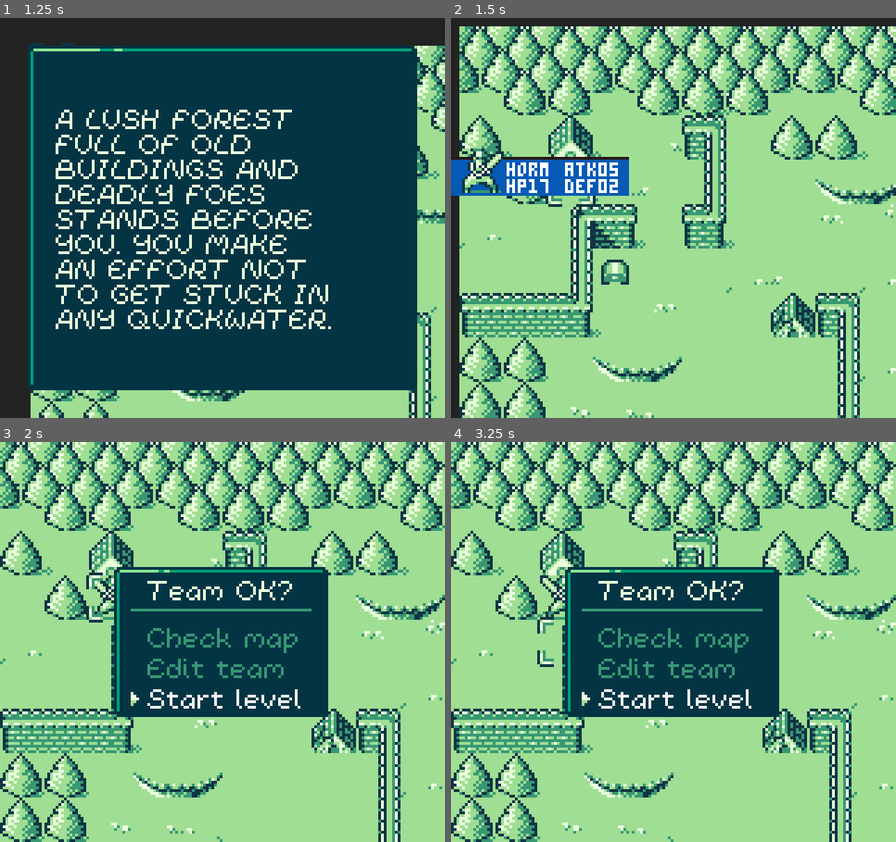
Above: before the commit, frames 1-4 (two rows, left to right).
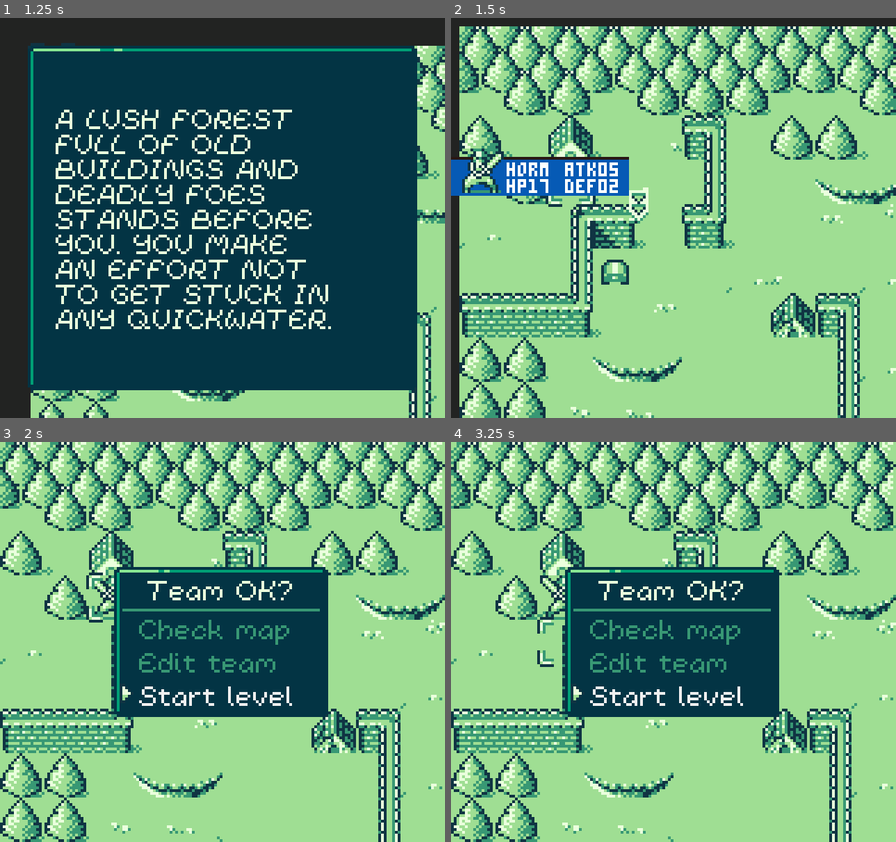
Above: after the commit, the same moments.

Repository: kevinlights/titan_tactics
Game: Godot game, scene res://scenes/landing.tscn
The game is run twice, just before and just after one commit, with the same random seed, the same clock (stepped at 60 frames per second) and the same inputs.
Inputs (mouse positions are in pixels of both pictures, inside the frame that each line leads up to):
- Up to frame 1 (1.25 s): click "New Game" at 0.5 s
- Up to frame 2 (1.5 s): tap Enter (ui_accept) at 1.25 s; move the mouse to (771, 198) at 1.27 s; hold Right (ui_right) from 1.28 s (still down)
- Up to frame 3 (2 s): keep holding Right (ui_right); tap Enter (ui_accept) at 1.52 s
- Up to frame 4 (3.25 s): release Right (ui_right) at 2 s; click "Check map" at 2 s; move the mouse to (584, 662) at 2.77 s; hold Down (ui_down) from 2.78 s (still down); tap Enter (ui_accept) at 3.02 s

Frame 1 is identical in both runs. In frame 2, 0.3% of the frame differs, in the area x 40-45%, y 43-52%; in frame 3, 2.2%, in the area x 27-72%, y 41-67%; in frame 4, 2.2%.

Commit message:
Modify team confirm panel to avoid auto-positioning containers

Diff:
--- /dev/null
+++ b/scenes/funky arrow.tscn
@@ -0,0 +1,38 @@
+[gd_scene load_steps=7 format=2]
+
+[ext_resource path="res://gfx/types.png" type="Texture" id=1]
+
+[sub_resource type="AtlasTexture" id=1]
+atlas = ExtResource( 1 )
+region = Rect2( 16, 0, 16, 16 )
+
+[sub_resource type="AtlasTexture" id=2]
+atlas = ExtResource( 1 )
+region = Rect2( 16, 16, 16, 16 )
+
+[sub_resource type="AtlasTexture" id=3]
+atlas = ExtResource( 1 )
+region = Rect2( 16, 32, 16, 16 )
+
+[sub_resource type="AtlasTexture" id=4]
+atlas = ExtResource( 1 )
+region = Rect2( 16, 48, 16, 16 )
+
+[sub_resource type="SpriteFrames" id=5]
+animations = [ {
+"frames": [ SubResource( 1 ), SubResource( 2 ) ],
+"loop": true,
+"name": "up",
+"speed": 5.0
+}, {
+"frames": [ SubResource( 3 ), SubResource( 4 ) ],
+"loop": true,
+"name": "down",
+"speed": 5.0
+} ]
+
+[node name="funky arrow" type="AnimatedSprite"]
+position = Vector2( 64, 64 )
+frames = SubResource( 5 )
+animation = "down"
+playing = true
--- a/scenes/gui/teamconfirm.tscn
+++ b/scenes/gui/teamconfirm.tscn
@@ -28,7 +28,7 @@
 
 [sub_resource type="ImageTexture" id=6]
 
-[node name="teamconfirm" type="CenterContainer"]
+[node name="teamconfirm" type="Control"]
 anchor_right = 1.0
 anchor_bottom = 1.0
 theme = ExtResource( 2 )
@@ -37,7 +37,7 @@
 "_edit_use_anchors_": false
 }
 
-[node name="panel" type="PanelContainer" parent="."]
+[node name="panel" type="Control" parent="."]
 margin_left = 41.0
 margin_top = 45.0
 margin_right = 118.0
@@ -53,48 +53,24 @@
 patch_margin_right = 5
 patch_margin_bottom = 5
 
-[node name="margin" type="MarginContainer" parent="panel"]
+[node name="title" type="Label" parent="panel"]
+margin_top = 2.0
 margin_right = 77.0
-margin_bottom = 54.0
-custom_constants/margin_right = 3
-custom_constants/margin_top = 3
-custom_constants/margin_left = 3
-custom_constants/margin_bottom = 3
-
-[node name="vbox" type="VBoxContainer" parent="panel/margin"]
-margin_left = 3.0
-margin_top = 3.0
-margin_right = 74.0
-margin_bottom = 51.0
-theme = ExtResource( 2 )
-__meta__ = {
-"_edit_use_anchors_": false
-}
-
-[node name="MarginContainer" type="MarginContainer" parent="panel/margin/vbox"]
-margin_right = 71.0
-margin_bottom = 9.0
-custom_constants/margin_top = 4
-custom_constants/margin_bottom = 4
-
-[node name="title" type="Label" parent="panel/margin/vbox/MarginContainer"]
-margin_top = 4.0
-margin_right = 71.0
-margin_bottom = 5.0
+margin_bottom = 14.0
 theme = ExtResource( 2 )
 text = "Team OK?"
 align = 1
 valign = 1
 
-[node name="HSeparator" type="HSeparator" parent="panel/margin/vbox"]
-margin_top = 11.0
-margin_right = 71.0
-margin_bottom = 15.0
+[node name="HSeparator" type="HSeparator" parent="panel"]
+margin_top = 14.0
+margin_right = 77.0
+margin_bottom = 18.0
 
-[node name="check_map" type="ToolButton" parent="panel/margin/vbox"]
-margin_top = 17.0
-margin_right = 71.0
-margin_bottom = 26.0
+[node name="check_map" type="ToolButton" parent="panel"]
+margin_top = 16.0
+margin_right = 77.0
+margin_bottom = 28.0
 focus_neighbour_bottom = NodePath("../edit_team")
 focus_next = NodePath("../edit_team")
 theme = ExtResource( 2 )
@@ -102,7 +78,7 @@
 icon = SubResource( 1 )
 align = 0
 
-[node name="focus" type="AnimatedSprite" parent="panel/margin/vbox/check_map"]
+[node name="focus" type="AnimatedSprite" parent="panel/check_map"]
 visible = false
 frames = SubResource( 4 )
 playing = true
@@ -110,10 +86,10 @@
 offset = Vector2( 0, 2 )
 script = ExtResource( 4 )
 
-[node name="edit_team" type="ToolButton" parent="panel/margin/vbox"]
+[node name="edit_team" type="ToolButton" parent="panel"]
 margin_top = 28.0
-margin_right = 71.0
-margin_bottom = 37.0
+margin_right = 77.0
+margin_bottom = 40.0
 focus_neighbour_top = NodePath("../check_map")
 focus_neighbour_bottom = NodePath("../start_level")
 focus_next = NodePath("../start_level")
@@ -123,7 +99,7 @@
 icon = SubResource( 5 )
 align = 0
 
-[node name="focus" type="AnimatedSprite" parent="panel/margin/vbox/edit_team"]
+[node name="focus" type="AnimatedSprite" parent="panel/edit_team"]
 visible = false
 frames = SubResource( 4 )
 frame = 1
@@ -132,10 +108,10 @@
 offset = Vector2( 0, 2 )
 script = ExtResource( 4 )
 
-[node name="start_level" type="ToolButton" parent="panel/margin/vbox"]
-margin_top = 39.0
-margin_right = 71.0
-margin_bottom = 48.0
+[node name="start_level" type="ToolButton" parent="panel"]
+margin_top = 40.0
+margin_right = 77.0
+margin_bottom = 52.0
 focus_neighbour_top = NodePath("../edit_team")
 focus_previous = NodePath("../edit_team")
 theme = ExtResource( 2 )
@@ -143,7 +119,7 @@
 icon = SubResource( 6 )
 align = 0
 
-[node name="focus" type="AnimatedSprite" parent="panel/margin/vbox/start_level"]
+[node name="focus" type="AnimatedSprite" parent="panel/start_level"]
 visible = false
 frames = SubResource( 4 )
 playing = true
--- a/scenes/levels/level_1.tscn
+++ b/scenes/levels/level_1.tscn
@@ -11,6 +11,7 @@
 [ext_resource path="res://scripts/chestspawner.gd" type="Script" id=9]
 [ext_resource path="res://scripts/dialogue.gd" type="Script" id=10]
 [ext_resource path="res://gfx/mage.png" type="Texture" id=11]
+[ext_resource path="res://scenes/funky arrow.tscn" type="PackedScene" id=12]
 
 [sub_resource type="Resource" id=1]
 script = ExtResource( 8 )
@@ -173,10 +174,14 @@
 script = ExtResource( 9 )
 item_spawner = SubResource( 12 )
 
+[node name="funky arrow" parent="map" instance=ExtResource( 12 )]
+frame = 1
+
 [node name="navigation" type="Navigation2D" parent="."]
 position = Vector2( 65.502, 42.1491 )
 
 [node name="tile_meta" type="TileMap" parent="navigation"]
+visible = false
 position = Vector2( -66, -42 )
 tile_set = ExtResource( 2 )
 cell_size = Vector2( 16, 16 )
--- a/scripts/gui/teamconfirm.gd
+++ b/scripts/gui/teamconfirm.gd
@@ -1,14 +1,14 @@
-extends CenterContainer
+extends Control
 
 signal check_map
 signal edit_team
 signal start_level
 
 func _ready():
-	$panel/margin/vbox/start_level.connect("pressed", self, "emit_signal", ["start_level"])
-	$panel/margin/vbox/edit_team.connect("pressed", self, "emit_signal", ["edit_team"])
-	$panel/margin/vbox/check_map.connect("pressed", self, "emit_signal", ["check_map"])
+	$panel/start_level.connect("pressed", self, "emit_signal", ["start_level"])
+	$panel/edit_team.connect("pressed", self, "emit_signal", ["edit_team"])
+	$panel/check_map.connect("pressed", self, "emit_signal", ["check_map"])
 
 func show_dialog():
-	$panel/margin/vbox/start_level.grab_focus()
+	$panel/start_level.grab_focus()
 	show()
Not shown: 1 places in scenes/levels/level_1.tscn that only renumber resources
